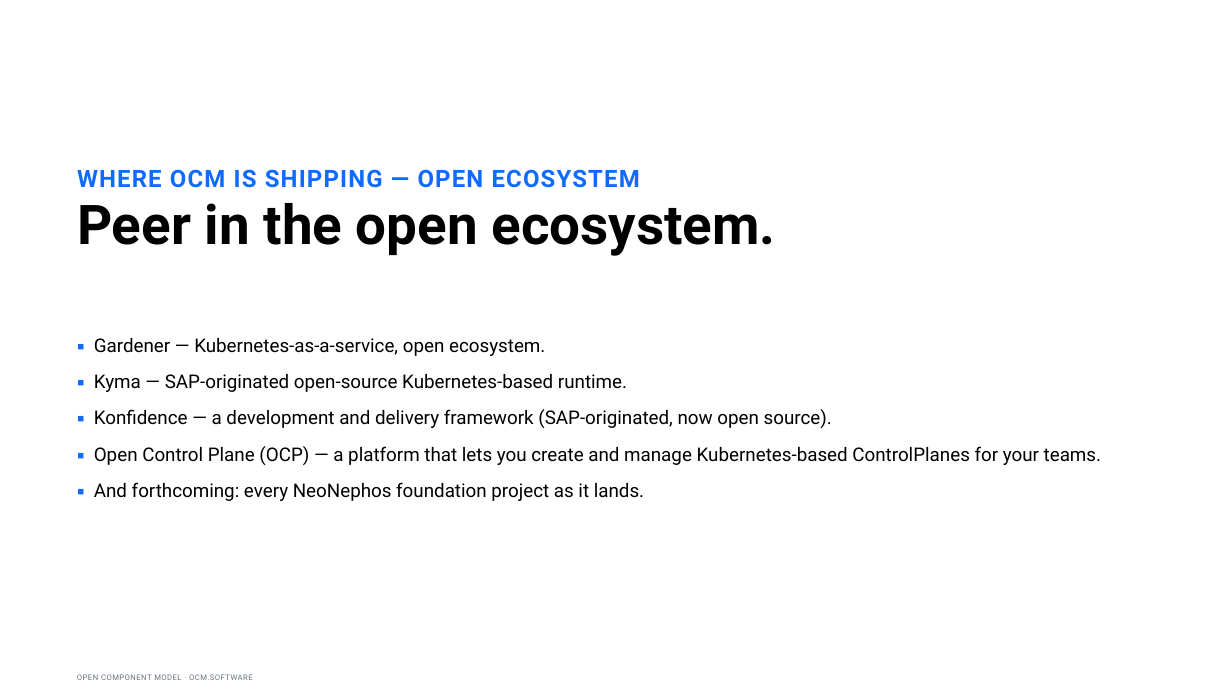
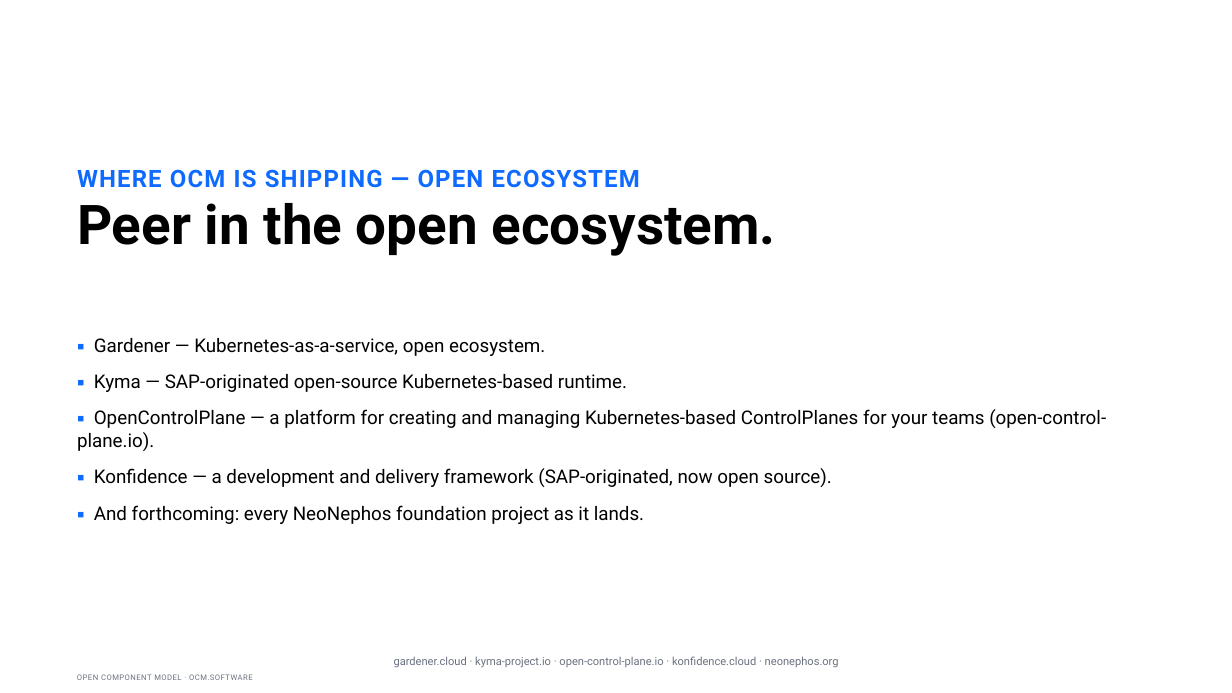
Before and after one commit to morri-son/open-component-model, a slide deck: slide 12 of docs/community/marketing/decks/exec-phase1/OCM-Sovereign-Delivery-Internal-Sponsor.pptx. Drawn at 1232x693 pixels with LibreOffice and Linux fonts; fonts in the diff are those of the drawing. Boxes give left, top, right and bottom in pixels: in the first picture for what was removed or moved away, otherwise in the second. Text is boxed around its words. In the diff, an @@ line names an element or a change of style, - is before the commit and + after.

```diff
--- a/docs/community/marketing/decks/exec-phase1/OCM-Sovereign-Delivery-Internal-Sponsor.pptx
+++ b/docs/community/marketing/decks/exec-phase1/OCM-Sovereign-Delivery-Internal-Sponsor.pptx
@@ text at (x1=77, y1=409, x2=1106, y2=451): paragraph added @@
+▪ OpenControlPlane — a platform for creating and managing Kubernetes-based ControlPlanes for your teams (open-control-plane.io).
@@ text at (x1=94, y1=446, x2=1101, y2=465): paragraph removed @@
-▪ Open Control Plane (OCP) — a platform that lets you create and manage Kubernetes-based ControlPlanes for your teams.
@@ text added at (x1=394, y1=656, x2=839, y2=668), 13 pt, text #6B7280 @@
+gardener.cloud · kyma-project.io · open-control-plane.io · konfidence.cloud · neonephos.org
```
Also in this commit, not shown: 4 other slides changed, 5 other files.
